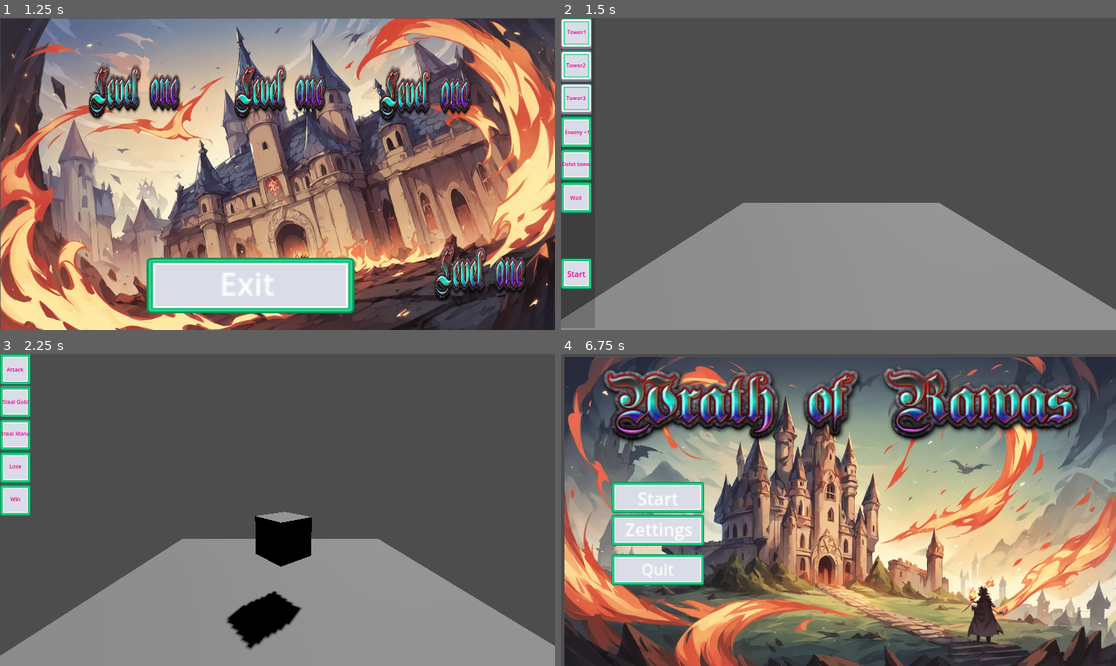
Above: before the commit, frames 1-4 (two rows, left to right).
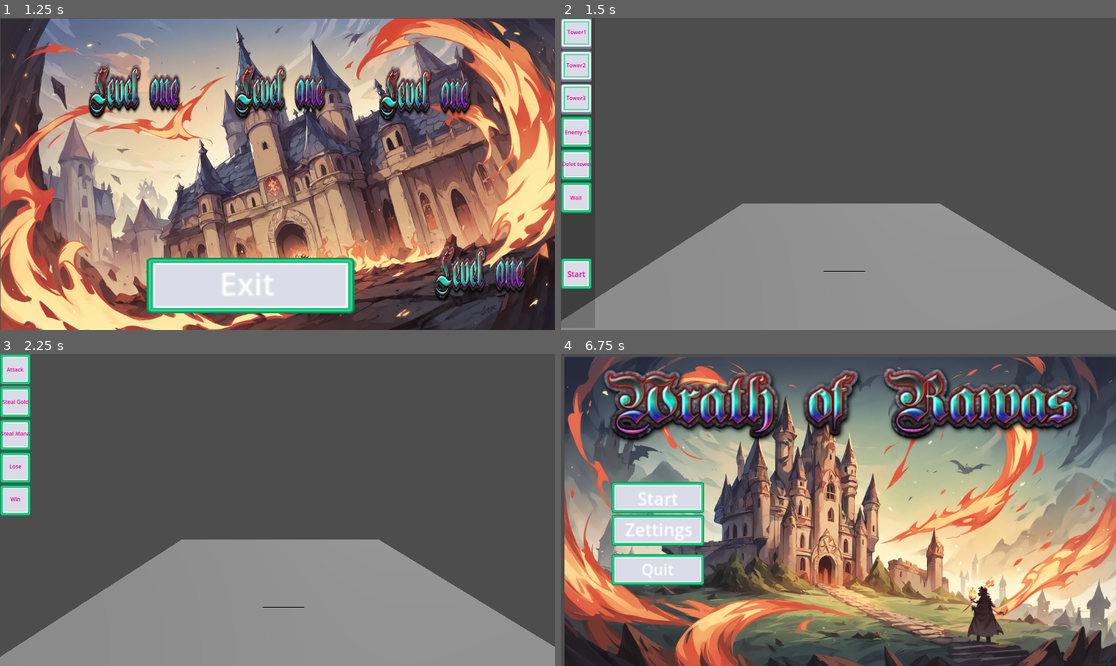
Above: after the commit, the same moments.

Repository: KenvaidGT/Wrath-of-Rawas
Game: Godot game, scene res://Main_menu/UI Scenes/MainMenu Visual/MainScene.tscn
The game is run twice, just before and just after one commit, with the same random seed, the same clock (stepped at 60 frames per second) and the same inputs.
Inputs (mouse positions are in pixels of both pictures, inside the frame that each line leads up to):
- Up to frame 1 (1.25 s): click "Start" at 0.5 s
- Up to frame 2 (1.5 s): click (694, 92) at 1.25 s
- Up to frame 3 (2.25 s): click "Start" at 2 s
- Up to frame 4 (6.75 s): click (577, 369) at 2.75 s; click (577, 400) at 3.5 s; click "Attack" at 4.25 s; click "Steal Gold" at 5 s; click "Steal Mana" at 5.75 s; click "Lose" at 6.5 s

Frame 1 is identical in both runs. In frame 2, 0.2% of the frame differs, in the area x 0-100%, y 59-98%; in frame 3, 3.1%, in the area x 0-100%, y 50-98%; in frame 4, nothing differs.
Error after the commit: Cannot call method 'connect' on a null value. (res://GameScenes/Map1.gd:8)

Commit message:
Enemy spawn

Diff:
--- /dev/null
+++ b/Enemies/Enemy.gd
@@ -0,0 +1,12 @@
+extends Node3D
+
+var Hp : int = 100
+var speed
+
+
+func _ready():
+	pass
+
+
+func _process(delta):
+	pass
--- a/Enemies/Enemy.tscn
+++ b/Enemies/Enemy.tscn
@@ -1,10 +1,13 @@
-[gd_scene load_steps=3 format=3 uid="uid://cgxg570a2xsw8"]
+[gd_scene load_steps=4 format=3 uid="uid://cgxg570a2xsw8"]
+
+[ext_resource type="Script" path="res://Enemies/Enemy.gd" id="1_84avk"]
 
 [sub_resource type="BoxMesh" id="BoxMesh_14upd"]
 
 [sub_resource type="BoxShape3D" id="BoxShape3D_mi122"]
 
 [node name="Enemy" type="Node3D"]
+script = ExtResource("1_84avk")
 
 [node name="CharacterBody3D" type="CharacterBody3D" parent="."]
 
--- a/GameScenes/Map1.gd
+++ b/GameScenes/Map1.gd
@@ -1,9 +1,19 @@
 extends Node3D
 
-@onready var Enemy: Node3D = $Enemies/Enemy
+@onready var enemy_container: Node3D = $Enemy
+@onready var timer: Timer = $Timer
+var enemy_preload = preload("res://Enemies/Enemy.tscn")
 
 func _ready():
-	Enemy.visible = false
+	timer.connect("timeout", Callable(self, "_on_spawner_timeout"))
 
 func _on_start_pressed():
-	Enemy.visible = true
+	timer.start()
+
+func _on_spawner_timeout():
+	spawn_enemy()
+
+func spawn_enemy():
+	var enemy = enemy_preload.instantiate()
+	enemy.position = Vector3(-3.323, 1, -6.616)
+	enemy_container.add_child(enemy)
--- a/GameScenes/Map1.tscn
+++ b/GameScenes/Map1.tscn
@@ -30,17 +30,20 @@
 [node name="StaticBody3D" type="StaticBody3D" parent="."]
 
 [node name="MeshInstance3D" type="MeshInstance3D" parent="StaticBody3D"]
+transform = Transform3D(1, 0, 0, 0, 1, 0, 0, 0, 1, 0, -0.0171044, 0)
 mesh = SubResource("BoxMesh_dlqro")
 
 [node name="CollisionShape3D" type="CollisionShape3D" parent="StaticBody3D"]
 shape = SubResource("BoxShape3D_vdybb")
 
+[node name="Enemy" parent="." instance=ExtResource("4_wkb5b")]
+
 [node name="Enemies" type="Node" parent="."]
 
-[node name="Enemy" parent="Enemies" instance=ExtResource("4_wkb5b")]
-transform = Transform3D(0.6378, 0, -0.770202, 0, 1, 0, 0.770202, 0, 0.6378, 0, 2.1268, 0)
+[node name="Spawner" type="Timer" parent="Enemies"]
 
 [connection signal="pressed" from="Game_UI/M/VB/Start" to="." method="_on_start_pressed"]
+[connection signal="timeout" from="Enemies/Spawner" to="." method="_on_spawner_timeout"]
 
 [editable path="wave_UI"]
 [editable path="Game_UI"]
--- a/UI/game_ui.gd
+++ b/UI/game_ui.gd
@@ -2,18 +2,15 @@
 
 @onready var game_ui: Control = $"."
 @onready var wave_ui: Control = $wave_UI
-@onready var Enemy: Node3D = $"../Enemies/Enemy"
 var enemy = 0
 
 func _ready():
 	wave_ui.visible = false
-	Enemy.visible = false
 	var start_button = $M/VB/Start
 
 func _on_start_pressed():
 	game_ui.visible = false
 	wave_ui.visible = true
-	Enemy.visible = true
 
 func _on_tower_1_pressed():
 	print("Tower1_build")
Not shown: 1 places in UI/game_ui.tscn that only renumber resources
